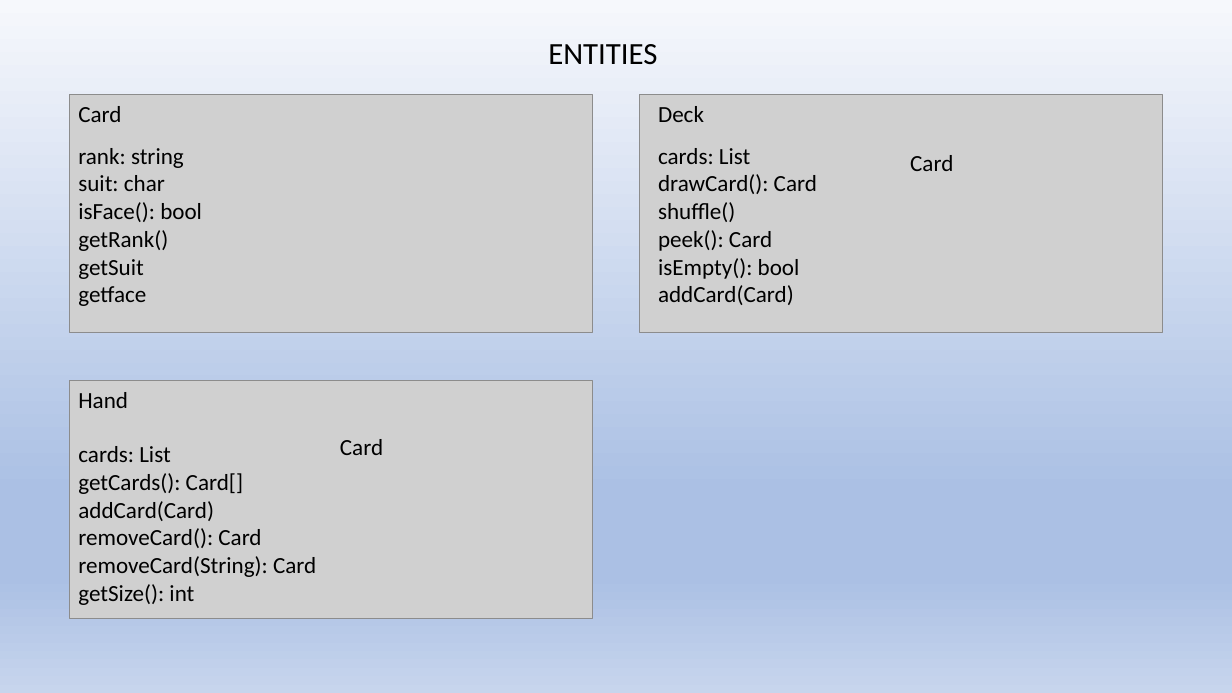
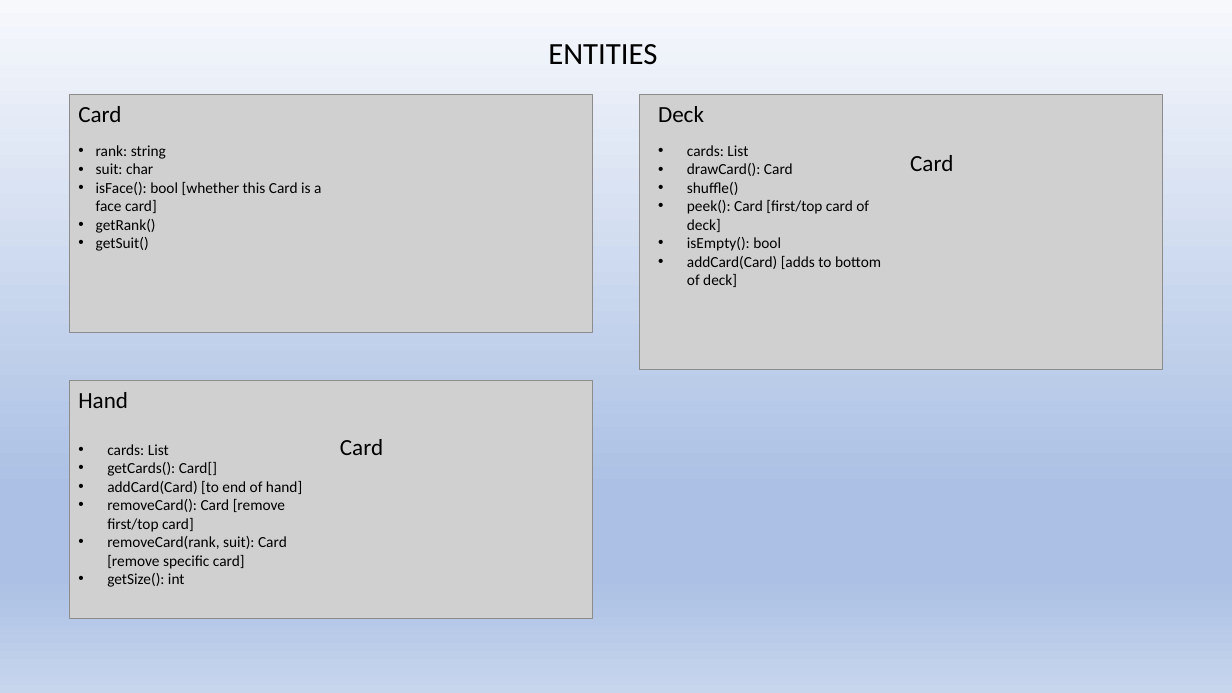
Before and after one commit to CSC207-UofT/course-project-the-losers-club, a slide deck: slide 1 of phase0/crccards.pptx. Drawn at 1232x693 pixels with LibreOffice and Linux fonts; fonts in the diff are those of the drawing; grey boxes stand for pictures. Boxes give left, top, right and bottom in pixels: in the first picture for what was removed or moved away, otherwise in the second. Text is boxed around its words. In the diff, an @@ line names an element or a change of style, - is before the commit and + after.

Commit message:
Amend CRC cards to better match current project code

```diff
--- a/phase0/crccards.pptx
+++ b/phase0/crccards.pptx
@@ picture: place and size @@
-picture at [640, 94, 1163, 333]
+picture at [640, 94, 1163, 370]
@@ text at [96, 145, 166, 233]: size 18 to 12 pt in "rank: string", "suit: char", "getRank()"; bullet none to • @@
@@ text at [687, 145, 793, 251]: size 18 to 12 pt in "cards: List", "drawCard(): Card", "shuffle()", "isEmpty(): bool"; bullet none to • @@
@@ text at [96, 182, 321, 213]: text changed; size 18 to 12 pt @@
-isFace(): bool
+• isFace(): bool [whether this Card is a face card]
@@ text at [687, 200, 869, 232]: text changed; size 18 to 12 pt @@
-peek(): Card
+• peek(): Card [first/top card of deck]
@@ text at [96, 237, 149, 251]: text changed; size 18 to 12 pt @@
-getSuit
-getface
+• getSuit()
@@ text at [687, 256, 881, 287]: text changed; size 18 to 12 pt @@
-addCard(Card)
+• addCard(Card) [adds to bottom of deck]
@@ text at [107, 444, 217, 587]: size 18 to 12 pt in "cards: List", "getCards(): Card[]", "getSize(): int"; bullet none to • @@
@@ text at [107, 481, 302, 569]: text changed; size 18 to 12 pt @@
-addCard(Card)
-removeCard(): Card
-removeCard(String): Card
+• addCard(Card) [to end of hand]
+• removeCard(): Card [remove first/top card]
+• removeCard(rank, suit): Card [remove specific card]
```
Also in this commit, not shown: 1 other slide changed, 1 slide added, 1 slide removed, 1 other file.
